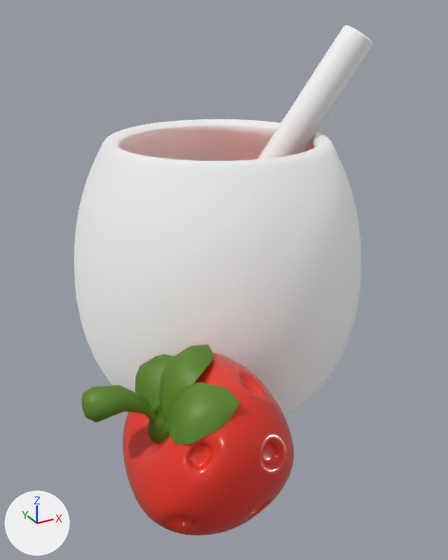
Renders of the glTF model public/drink4.glb from each side of a commit.
Rendered twice from a 50 mm camera at (-5.9, -11.01, 5.03) aimed at (-0.55, -1.28, 0.16). Every picture has the same lights, and +X, +Y and +Z are marked at lower left. Where no turn or scale is listed for an object, it has been applied to the vertices. Vertices at the same position are counted once.
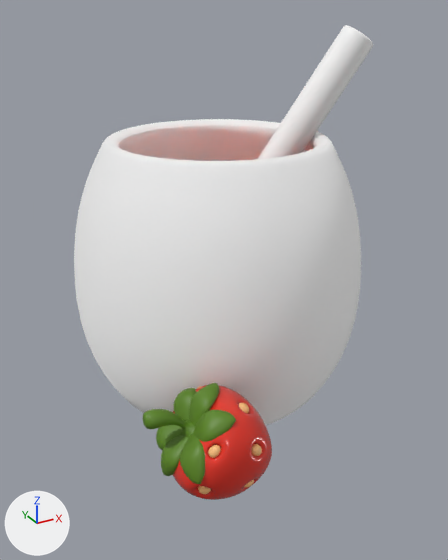
Changed parts and their boxes (x1, y1, x2, y2) in the pictures (448 x 560 px):
'Cube.077', reshaped, moved, turned, rescaled
    before: (123, 352, 294, 536)
    after: (173, 385, 272, 500)
'Plane.008', reshaped, moved, turned, rescaled
    before: (135, 344, 240, 444)
    after: (156, 383, 236, 484)
'Circle.089', reshaped, moved, turned, rescaled
    before: (82, 385, 169, 443)
    after: (143, 409, 195, 439)
'Cube.076', moved, turned, rescaled (not visible before)
    after: (197, 386, 262, 494)
part 2 of me_circle_075, built on
    before: (82, 385, 169, 443)
    after: (143, 409, 195, 439)
part 4 of me_cube_046, rebuilt (not visible before)
    after: (252, 444, 262, 456)
part 5 of me_cube_046, added
    after: (208, 445, 221, 458)
part 6 of me_cube_046, added
    after: (198, 486, 211, 494)
part 7 of me_cube_046, added
    after: (239, 403, 249, 413)
part 8 of me_plane_009, rebuilt (43% narrower, 48% shorter)
    before: (164, 382, 240, 444)
    after: (193, 410, 236, 442)
part 9 of me_plane_009, rebuilt (44% narrower, 42% shorter)
    before: (159, 344, 213, 419)
    after: (189, 383, 219, 426)
part 10 of me_plane_009, rebuilt (41% narrower, 40% shorter)
    before: (135, 354, 173, 410)
    after: (174, 388, 196, 421)
part 11 of me_plane_009, added (green)
    after: (180, 434, 205, 484)
part 12 of me_plane_009, added (green)
    after: (161, 435, 188, 476)
part 13 of me_plane_009, added
    after: (156, 425, 182, 451)

Diff of the bpy script that builds the scene:
```diff
--- a/public/drink4.glb.py
+++ b/public/drink4.glb.py
@@ me_cube_047 @@
 me_cube_047.from_pydata(...)  # 12290 vertices, 24576 faces; spans x -0.664..0.663, y -0.636..0.639, z -0.807..0.462
 # used by ob_cube_077; parent = ob_cylinder_007; location = (-1.621, -2.609, -1.003); rotation_euler = (-0.885, 0.000184, 1.418), in degrees (-51, 0, 81); scale = (1.52, 1.52, 1.52)
+# me_cube_047 part 1: the whole mesh is multiplied about its middle by the matrix ((0.152, -0.626, -0.765), (0.988, 0.096, 0.118), (0.0, -0.774, 0.633)), then moved by (-1.22, -2.426, -1.201)
 me_cube_047.materials.append(mat_red_002)
@@ me_circle_075 @@
 # used by ob_circle_089; parent = ob_cube_077; location = (0.00758, 0.11, 0.952); rotation_euler = (0.0, 0.681, -1.571), in degrees (0, 39, -90); scale = (2.54, 2.54, 2.54)
-me_circle_075.from_pydata(...)  # 217 vertices, 408 faces; spans x -0.022..0.23, y -0.086..0.08, z -0.177..0.04
+me_circle_075.from_pydata(...)  # 3313 vertices, 6528 faces; spans x -0.022..0.229, y -0.078..0.072, z -0.177..0.037
+# me_circle_075 part 2: 1 vertex moved within x -0.009, y 0.021, z 0.023; 194 vertices removed from x -0.022..0.23, y -0.086..0.08, z -0.177..0.04; 3290 vertices added at x -0.022..0.229, y -0.078..0.072, z -0.177..0.037
+# me_circle_075 part 3: the surface is now shaded flat
 me_circle_075.materials.append(mat_mango2)
@@ me_cube_046 @@
 # used by ob_cube_076; parent = ob_cube_077; location = (0.0, 0.0, 0.0); scale = (0.937, 0.937, 0.937)
-me_cube_046.from_pydata(...)  # 48 vertices, 24 faces; spans x -0.575..0.562, y -0.582..0.582, z -0.701..0.38
+me_cube_046.from_pydata(...)  # 4632 vertices, 9216 faces; spans x -0.622..0.626, y -0.683..0.66, z -0.753..0.415
+# me_cube_046 part 4: the loose piece of 4 vertices spanning x -0.557..-0.406, y -0.423..-0.239, z -0.276..-0.034 is rebuilt with 386 vertices and now spans x -0.597..-0.465, y -0.426..-0.289, z -0.28..-0.078
+# me_cube_046 part 5: a new loose piece of 386 vertices spanning x -0.622..-0.5, y -0.213..-0.049, z 0.291..0.415, in mat_material_007 (orange #ffc17f)
+# me_cube_046 part 6: a new loose piece of 386 vertices spanning x -0.614..-0.488, y 0.303..0.445, z 0.029..0.196, in mat_material_007 (orange #ffc17f)
+# me_cube_046 part 7: a new loose piece of 386 vertices spanning x -0.221..-0.049, y -0.683..-0.569, z -0.018..0.137, in mat_material_007 (orange #ffc17f)
 me_cube_046.materials.append(mat_material_007)
@@ me_plane_009 @@
 # used by ob_plane_008; parent = ob_cube_077; location = (0.0, -0.00184, -0.881); rotation_euler = (0.0, 0.0, -1.329), in degrees (0, 0, -76); scale = (0.934, 0.934, 0.934)
-me_plane_009.from_pydata(...)  # 72 vertices, 90 faces; spans x -0.093..0.7, y -0.619..0.642, z 1.225..1.559
+me_plane_009.from_pydata(...)  # 4428 vertices, 8832 faces; spans x -0.672..0.672, y -0.605..0.627, z 1.213..1.528
+# me_plane_009 part 8: the loose piece of 24 vertices spanning x -0.093..0.492, y -0.619..-0.049, z 1.25..1.51 is rebuilt with 738 vertices and now spans x -0.05..0.467, y -0.605..-0.087, z 1.232..1.493
+# me_plane_009 part 9: the loose piece of 24 vertices spanning x -0.025..0.7, y -0.23..0.24, z 1.226..1.53 is rebuilt with 738 vertices and now spans x 0.011..0.672, y -0.202..0.208, z 1.239..1.507
+# me_plane_009 part 10: the loose piece of 24 vertices spanning x -0.034..0.478, y 0.004..0.642, z 1.225..1.559 is rebuilt with 738 vertices and now spans x -0.002..0.452, y 0.05..0.627, z 1.213..1.528
+# me_plane_009 part 11: a new loose piece of 738 vertices spanning x -0.467..0.05, y -0.605..-0.087, z 1.232..1.493, in mat_mango2 (green #5a831c)
+# me_plane_009 part 12: a new loose piece of 738 vertices spanning x -0.672..-0.011, y -0.202..0.208, z 1.239..1.507, in mat_mango2 (green #5a831c)
+# me_plane_009 part 13: a new loose piece of 738 vertices spanning x -0.452..0.002, y 0.05..0.627, z 1.213..1.528, in mat_mango2 (green #5a831c)
 me_plane_009.materials.append(mat_mango2)
@@ ob_cube_077 @@
 ob_cube_077.parent = ob_cylinder_007
-ob_cube_077.location = (-1.621, -2.609, -1.003)
-ob_cube_077.rotation_euler = (-0.885, 0.000184, 1.418)  # degrees (-51, 0, 81)
-ob_cube_077.scale = (1.52, 1.52, 1.52)
+ob_cube_077.location = (0.0, 0.0, 0.0)
@@ ob_circle_089 @@
 ob_circle_089.parent = ob_cube_077
-ob_circle_089.location = (0.00758, 0.11, 0.952)
-ob_circle_089.rotation_euler = (0.0, 0.681, -1.571)  # degrees (0, 39, -90)
+ob_circle_089.location = (-2.146, -2.274, -0.745)
+ob_circle_089.rotation_euler = (-0.000188, -0.204, -0.152)  # degrees (0, -12, -8.7)
 ob_circle_089.scale = (2.54, 2.54, 2.54)
@@ ob_plane_008 @@
 ob_plane_008.parent = ob_cube_077
-ob_plane_008.location = (0.0, -0.00184, -0.881)
-ob_plane_008.rotation_euler = (0.0, 0.0, -1.329)  # degrees (0, 0, -76)
+ob_plane_008.location = (-0.675, -2.508, -1.819)
+ob_plane_008.rotation_euler = (-0.285, -0.85, 0.219)  # degrees (-16, -49, 13)
 ob_plane_008.scale = (0.934, 0.934, 0.934)
```
